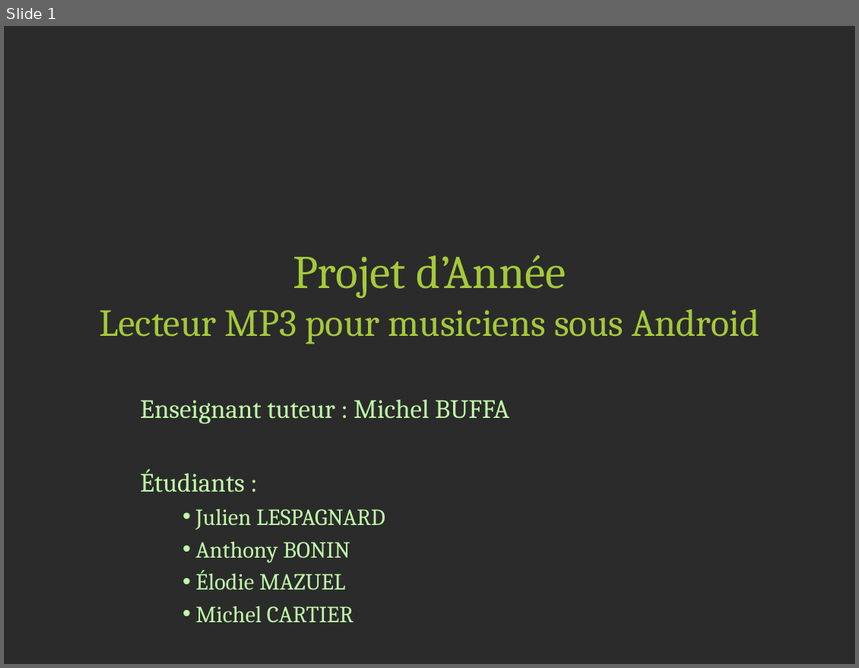
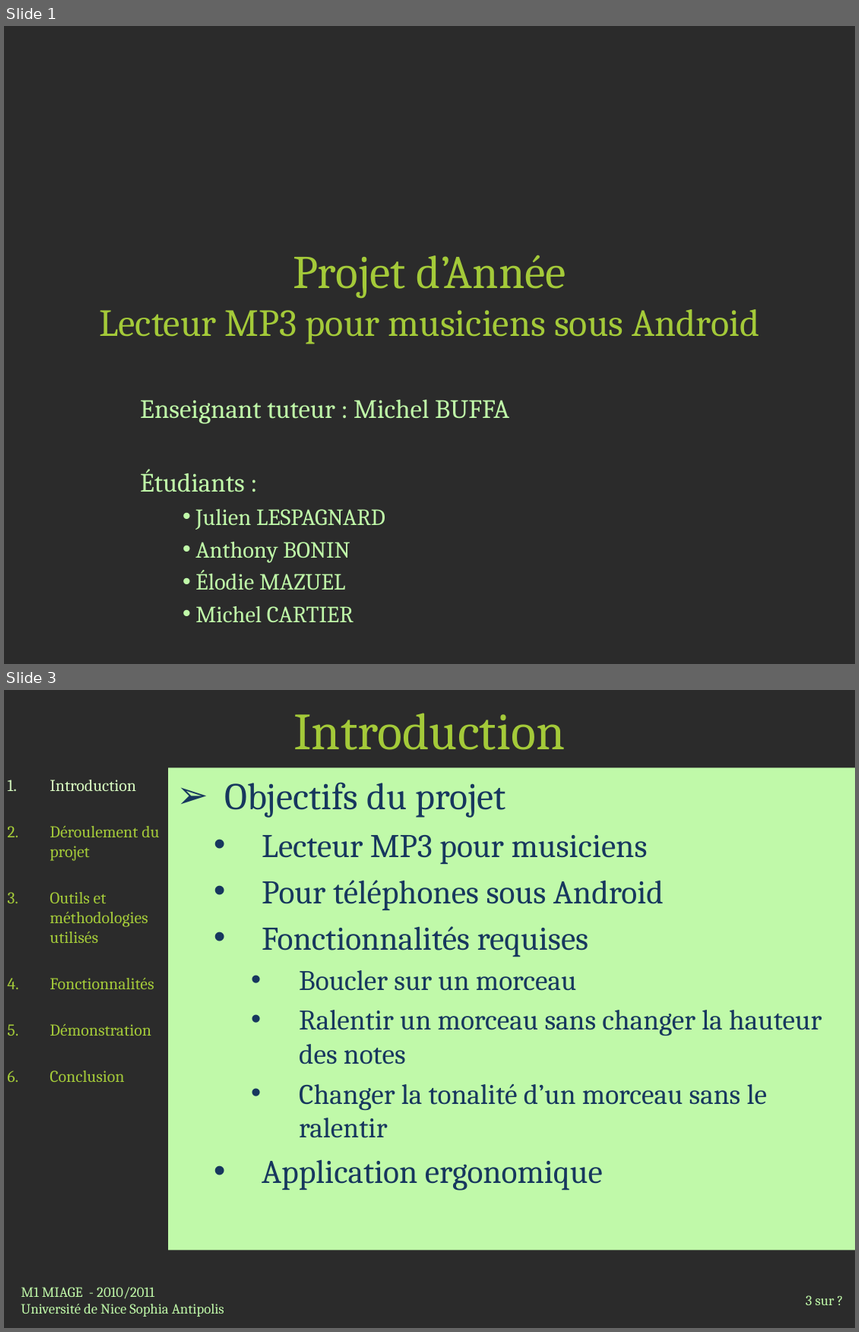
Before and after one commit to jlespagnard/android-advanced-player, a slide deck: AAP/docs/Presentation.pptx. Shown one above the other, each under a label of ours: slide 1 before the commit, slides 1 and 3 after it; the slides between them are not shown. The pictures are 859x668 and 859x1332 pixels, drawn with LibreOffice and Linux fonts; fonts in the diff are those of the drawing; background and template pictures are left out; a plain dark background stands for a picture behind light text. Boxes give left, top, right and bottom in pixels: in the first picture for what was removed or moved away, otherwise in the second. Text is boxed around its words. In the diff, an @@ line names an element or a change of style, - is before the commit and + after.

```diff
--- a/AAP/docs/Presentation.pptx
+++ b/AAP/docs/Presentation.pptx
@@ slide 3 added at <box>4,690,855,1328</box>, background picture (left out) @@
@@ title added at <box>294,713,565,750</box>, 44 pt, text #A4CA39 @@
+Introduction
@@ text added at <box>50,780,159,1082</box>, 14 pt, text #A4CA39 @@
+1. Introduction
+2. Déroulement du projet
+3. Outils et méthodologies utilisés
+4. Fonctionnalités
+5. Démonstration
+6. Conclusion
@@ text added at <box>168,768,855,1251</box>, fill #C0F9A9, 24 pt, text #17375E @@
+➢ Objectifs du projet
+  • Lecteur MP3 pour musiciens
+  • Pour téléphones sous Android
+  • Fonctionnalités requises
+    • Boucler sur un morceau
+    • Ralentir un morceau sans changer la hauteur des notes
+    • Changer la tonalité d’un morceau sans le ralentir
+  • Application ergonomique
@@ text added at <box>21,1287,224,1317</box>, 12 pt, text #C0F9A9 @@
+M1 MIAGE - 2010/2011
+Université de Nice Sophia Antipolis
@@ page number added at <box>806,1296,835,1306</box>, 12 pt, text #C0F9A9 @@
+3 sur ?
```
Also in this commit, not shown: 7 slides changed, 7 other slides added, 4 other files.
